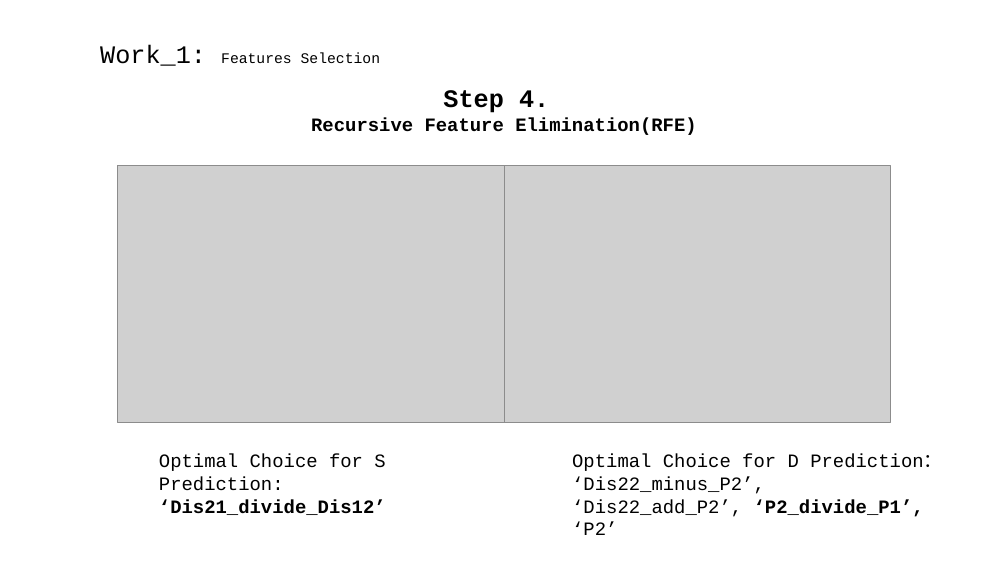
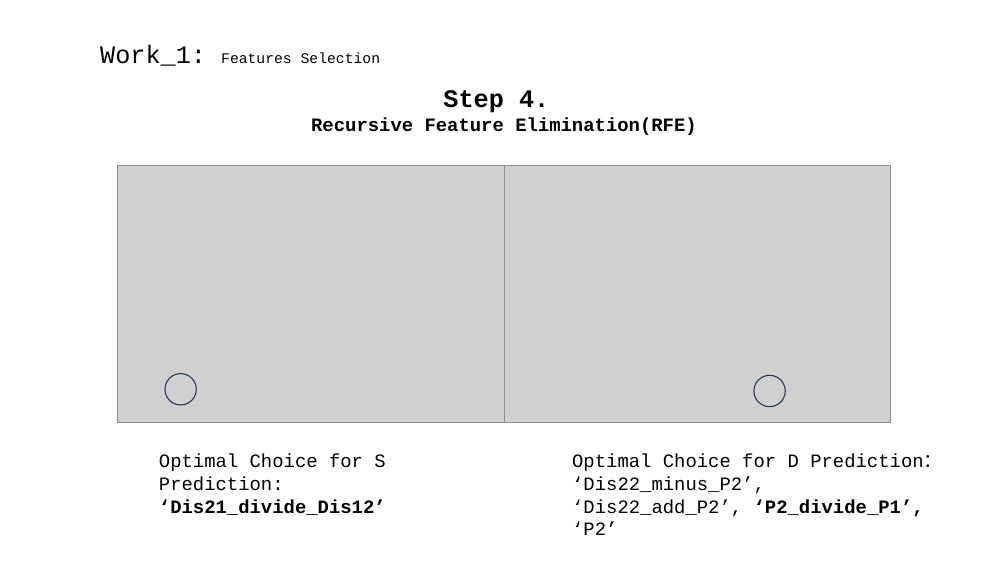
Before and after one commit to A-Big-Tortoise/Presentation, a slide deck: slide 7 of Presentation_821_JiayuChen.pptx. Drawn at 1008x567 pixels with LibreOffice and Linux fonts; fonts in the diff are those of the drawing; grey boxes stand for pictures. Boxes give left, top, right and bottom in pixels: in the first picture for what was removed or moved away, otherwise in the second. Text is boxed around its words. In the diff, an @@ line names an element or a change of style, - is before the commit and + after.

```diff
--- a/Presentation_821_JiayuChen.pptx
+++ b/Presentation_821_JiayuChen.pptx
@@ ellipse added at (x1=165, y1=374, x2=197, y2=405), outline #1E3256 1 pt @@
@@ ellipse added at (x1=754, y1=375, x2=786, y2=407), outline #1E3256 1 pt @@
```
Also in this commit, not shown: 3 other slides changed.
